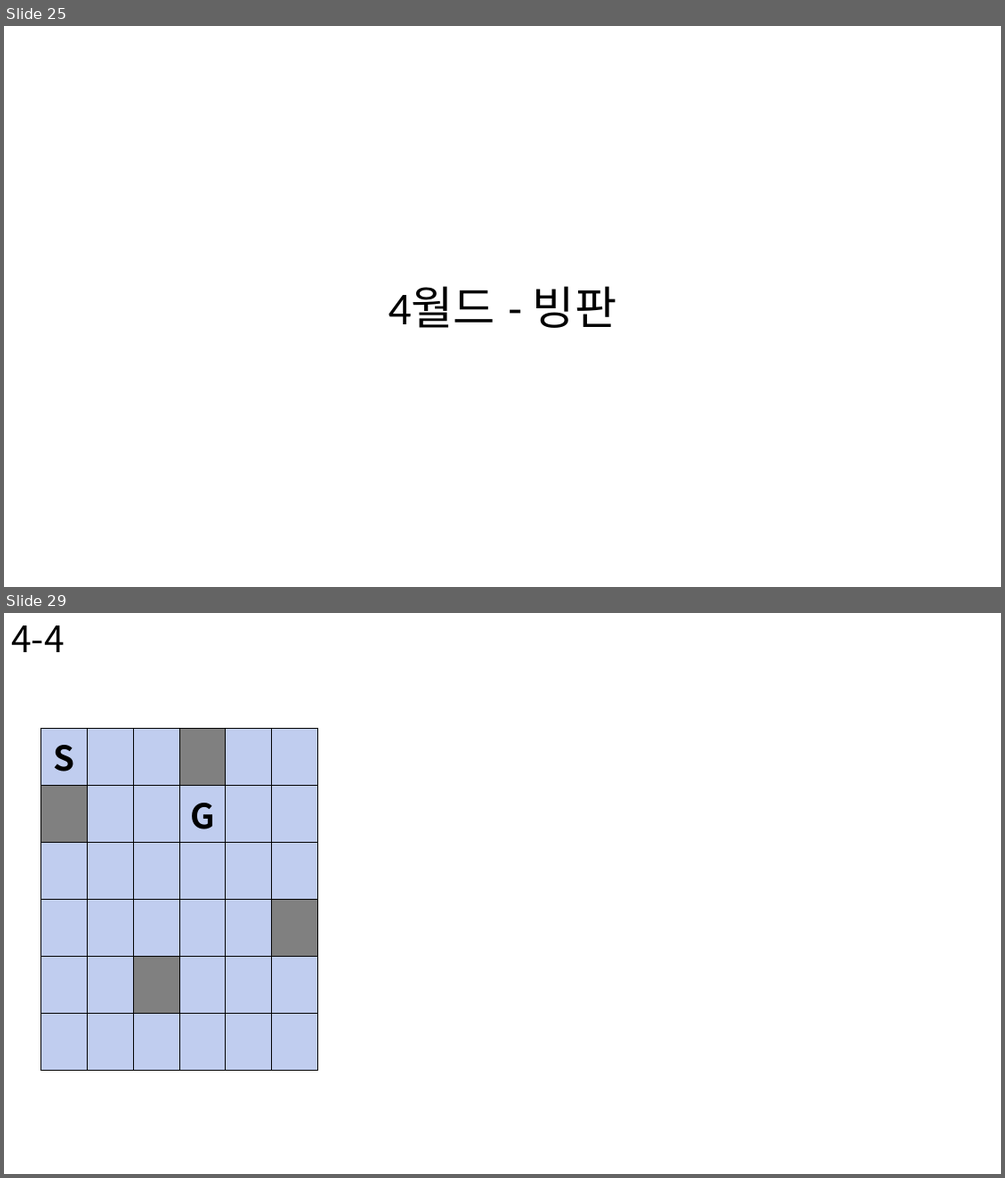
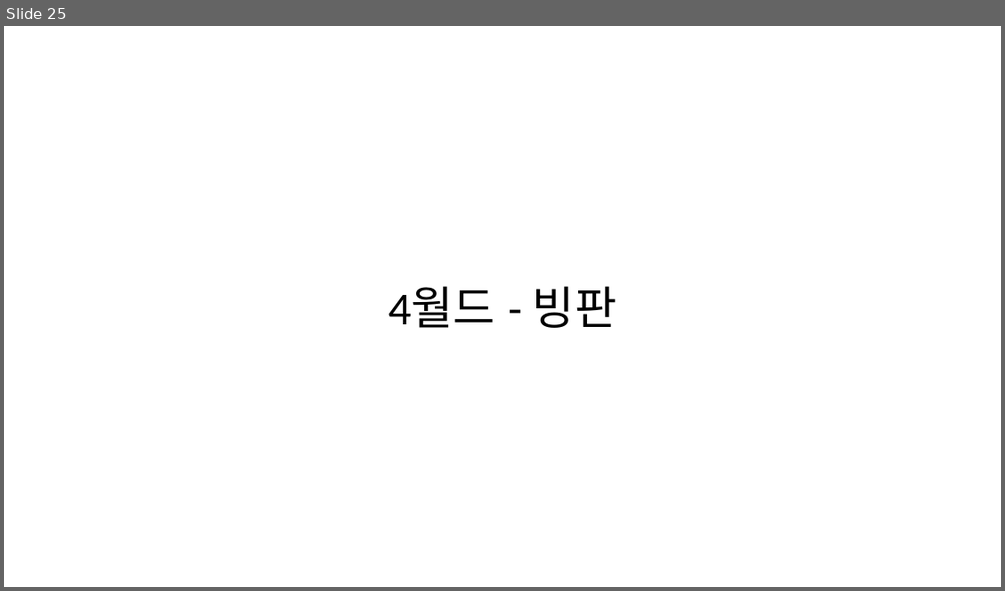
Before and after one commit to BSF0124/Brain-Control, a slide deck: etc/레벨디자인.pptx. Shown one above the other, each under a label of ours: slides 25 and 29 before the commit, slide 25 after it; the slides between them are not shown. The pictures are 1005x1178 and 1005x591 pixels, drawn with LibreOffice and Linux fonts; fonts in the diff are those of the drawing. Boxes give left, top, right and bottom in pixels: in the first picture for what was removed or moved away, otherwise in the second. Text is boxed around its words. In the diff, an @@ line names an element or a change of style, - is before the commit and + after.

```diff
--- a/etc/레벨디자인.pptx
+++ b/etc/레벨디자인.pptx
@@ slide 29 removed at bbox=[4, 613, 1001, 1174], background #FFFFFF @@
@@ text removed at bbox=[11, 625, 65, 652] @@
-4-4
@@ table removed at bbox=[40, 728, 319, 1023], 6 rows, 6 columns @@
-S |  |  |  |  | 
- |  |  | G |  | 
- |  |  |  |  | 
- |  |  |  |  | 
- |  |  |  |  | 
- |  |  |  |  | 
```
Also in this commit, not shown: 2 slides changed, 1 slide added, 3 other slides removed.
